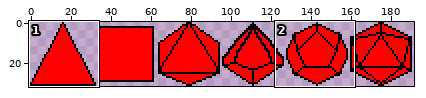
Edited in one commit: pixel-art file (Art/Dice/Dice.aseprite). Above: a wide view before the commit, with the close-up outlined.
Close-up. Earlier state:
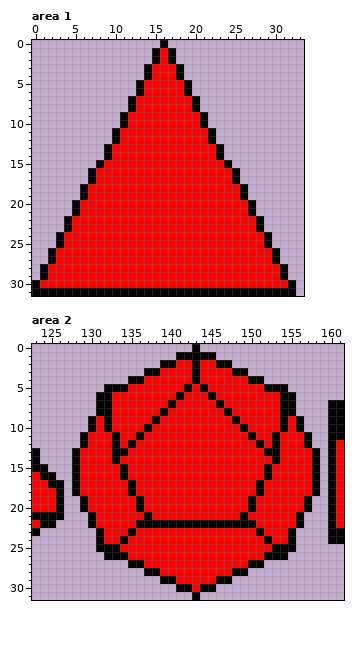
192x32 pixels, 1 frame. Shown: area 1: x 0..33, y 0..31; area 2: x 123..161, y 0..31.
The result:
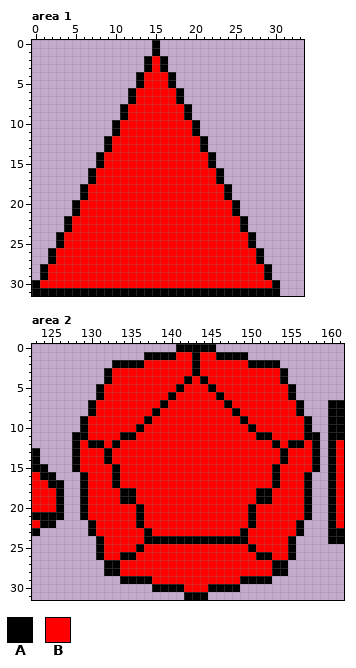
Palette (. is transparent): A #000000  B #ff0000
Changes in this commit:
Changed rows in their new state; - is an unchanged pixel.
Area 1, layer "D4":
first column x 8:
 0 -------A.----------------
 1 --------..---------------
 2 ------ABA.---------------
 3 --------A..--------------
 4 -----AB--A.--------------
 5 ---------A..-------------
 6 ----AB----A.-------------
 7 ----------A..------------
 8 ---AB------A.------------
 9 -----------A..-----------
10 --AB--------A.-----------
11 ------------A..----------
12 -AB----------A.----------
13 -------------A..---------
14 AB------------A.---------
15 --------------A..--------
16 ---------------A..-------
17 ---------------A..-------
18 ----------------A..------
19 ----------------A..------
20 -----------------A..-----
21 -----------------A..-----
22 ------------------A..----
23 ------------------A..----
24 -------------------A..---
25 -------------------A..---
26 --------------------A..--
27 --------------------A..--
28 ---------------------A..-
29 ---------------------A..-
30 ----------------------A..
31 -----------------------..
Area 2, layer "D12":
first column x 128:
 0 -------------AA-AA-------------
 1 ---------AAAABB-BBAAAA---------
 2 -----AAAABBBB-----BBBBAAAA-----
 3 ----ABBBBBB---------BBBBBBA----
 4 ----ABBBB-----ABA-----BBBBA----
 5 ---ABBB------AB-BA------BBBA---
 6 ----B-------AB---BA-------B----
 7 --ABB------AB-----BA------BBA--
 8 --ABB-----AB-------BA-----BBA--
 9 -AB-B----AB---------BA----B-BA-
10 -AB-B---AB-----------BA---B-BA-
11 A----BAAB-------------BAAB----A
12 ABAA---B---------------B---AABA
13 ----ABB-----------------BBA----
14 ----AB-------------------BA----
15 -----AB-----------------BA-----
16 .A---AB-----------------BA---A.
17 .A---A-B---------------B-A---A.
18 .A----A-----------------A----A.
19 ------AAB-------------BAA------
21 -AB-----AB-----------BA-----BA-
22 ---------BBBBBBBBBBBBB---------
23 --AB---B-A-----------A-B---BA--
24 ------B--AAAAAAAAAAAAA--B------
25 ----BB--A-------------A--BB----
26 ---ABB-A---------------A-BBA---
27 ----AABBB-------------BBBAA----
28 ----AABBBBB---------BBBBBAA----
29 ------AAAABBB-----BBBAAAA------
30 ----------AAA-B-B-AAA----------
31 --------------A-A--------------
Where, in picture pixels (left, top, right, bottom), the same in both close-ups:
changed: (96, 40, 296, 296)
changed: (72, 344, 320, 600)
